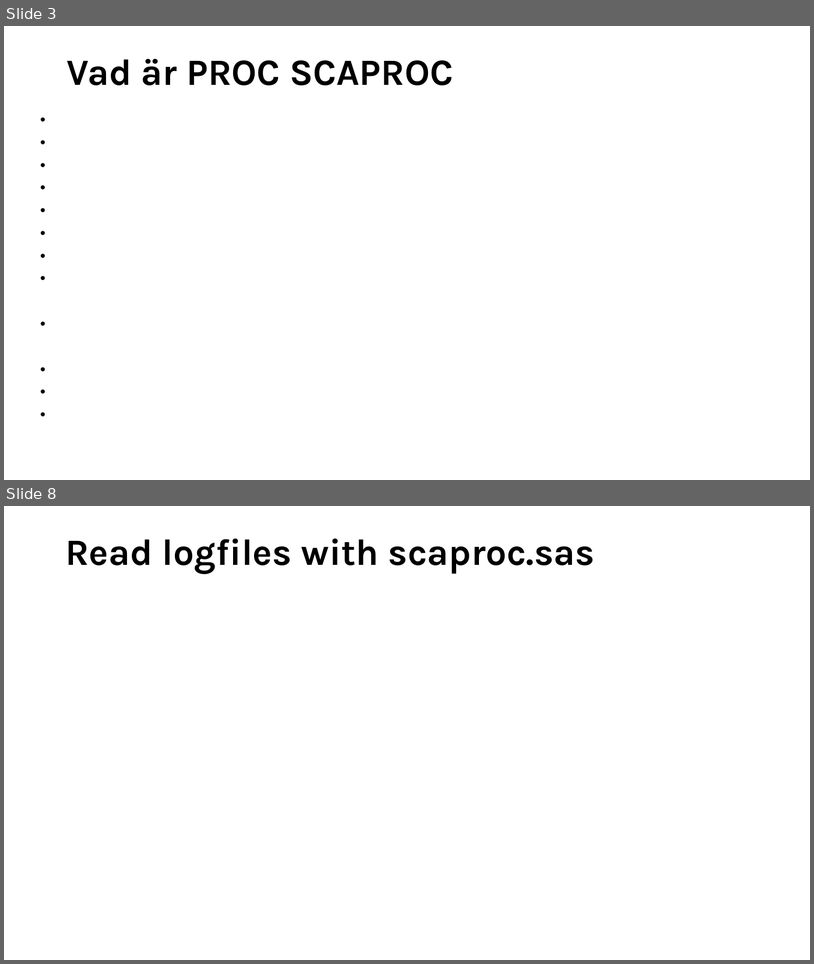
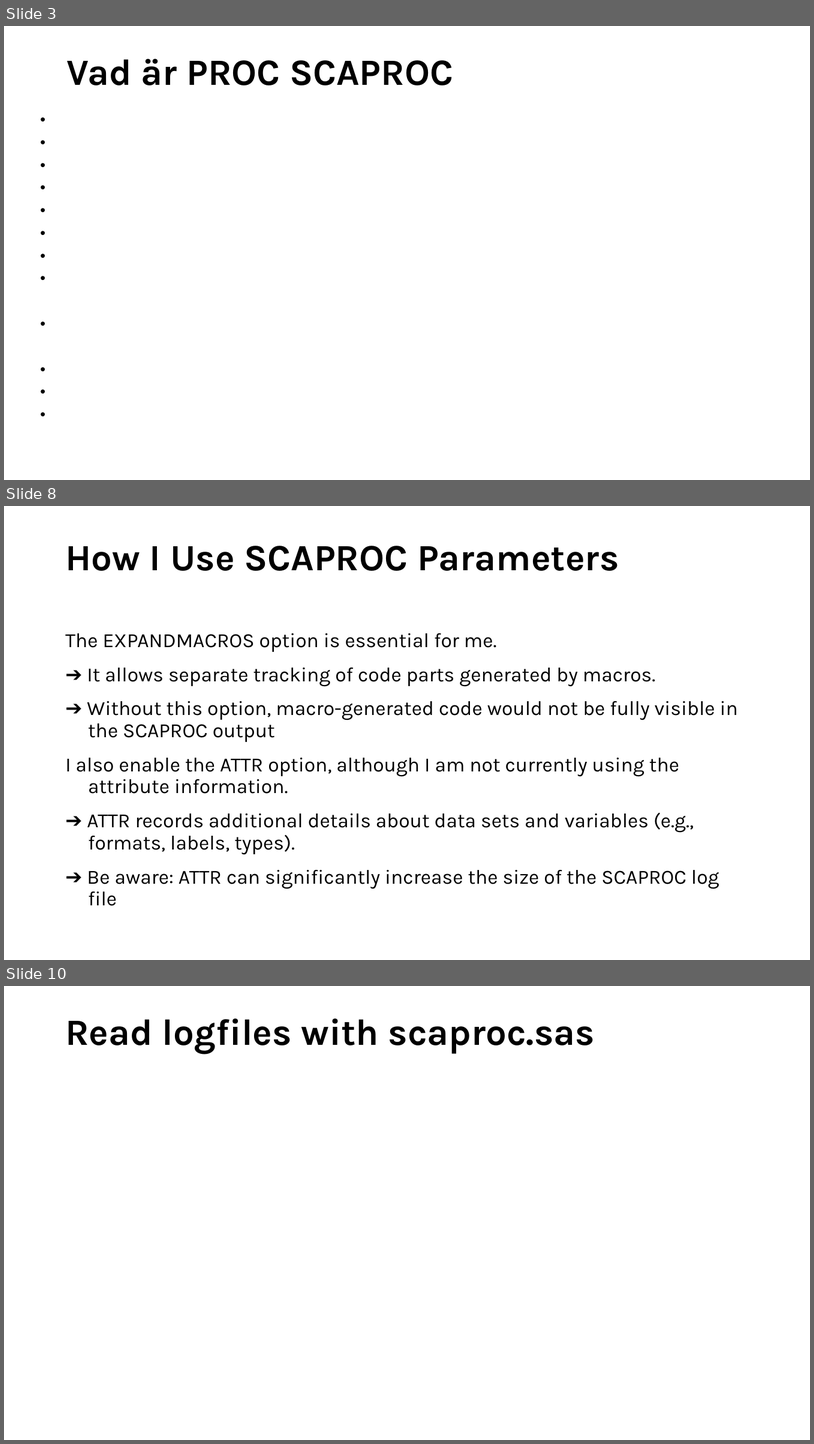
Before and after one commit to FSchwertfeger/Scaproc, a slide deck: proc scaproc.ppt. Shown one above the other, each under a label of ours: slides 3 and 8 before the commit, slides 3, 8 and 10 after it; the slides between them are not shown. The pictures are 814x964 and 814x1444 pixels, drawn with LibreOffice and Linux fonts; fonts in the diff are those of the drawing. Boxes give left, top, right and bottom in pixels: in the first picture for what was removed or moved away, otherwise in the second. Text is boxed around its words. In the diff, an @@ line names an element or a change of style, - is before the commit and + after.

```diff
--- a/proc scaproc.ppt
+++ b/proc scaproc.ppt
@@ slide 8 added at (x1=4, y1=506, x2=810, y2=960), background #FFFFFF @@
@@ title added at (x1=65, y1=546, x2=619, y2=571), 44 pt, text #000000, bold @@
+How I Use SCAPROC Parameters
@@ text added at (x1=65, y1=633, x2=738, y2=906), 24 pt, text #000000 @@
+The EXPANDMACROS option is essential for me.
+➔ It allows separate tracking of code parts generated by macros.
+➔ Without this option, macro-generated code would not be fully visible in the SCAPROC output
+I also enable the ATTR option, although I am not currently using the attribute information.
+➔ ATTR records additional details about data sets and variables (e.g., formats, labels, types).
+➔ Be aware: ATTR can significantly increase the size of the SCAPROC log file
@@ what was slide 8 is now slide 10 @@
```
Also in this commit, not shown: 4 slides changed, 3 other slides added, 2 slides removed, 1 other file.
